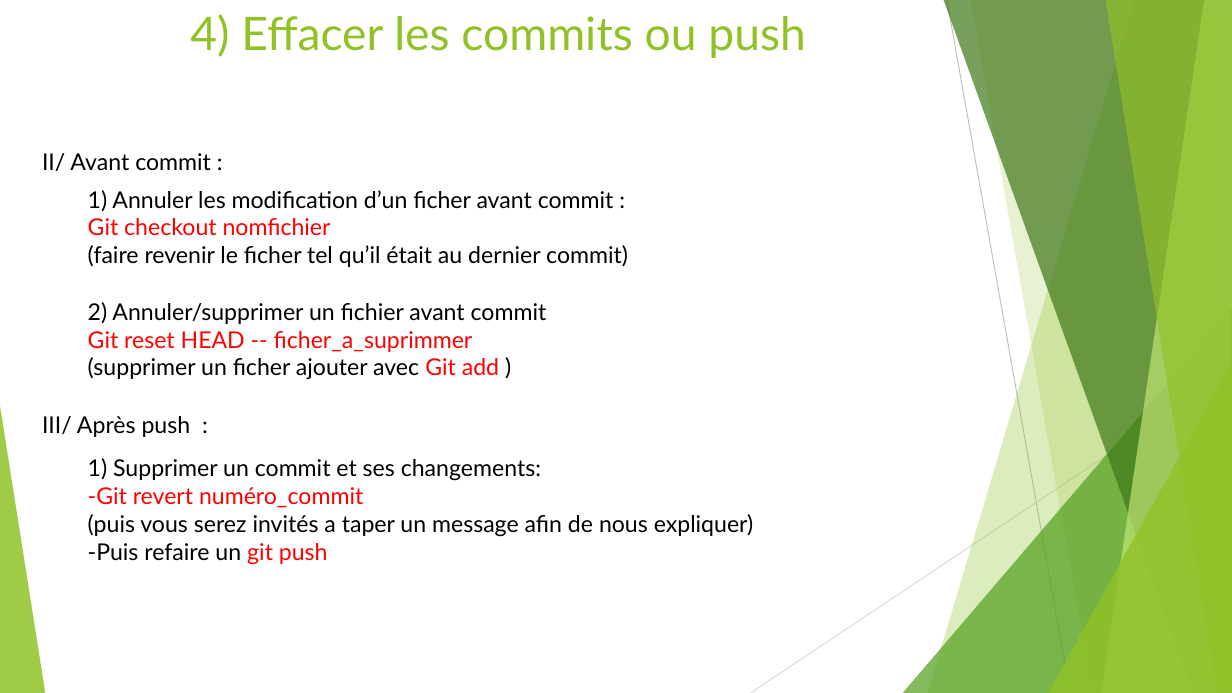
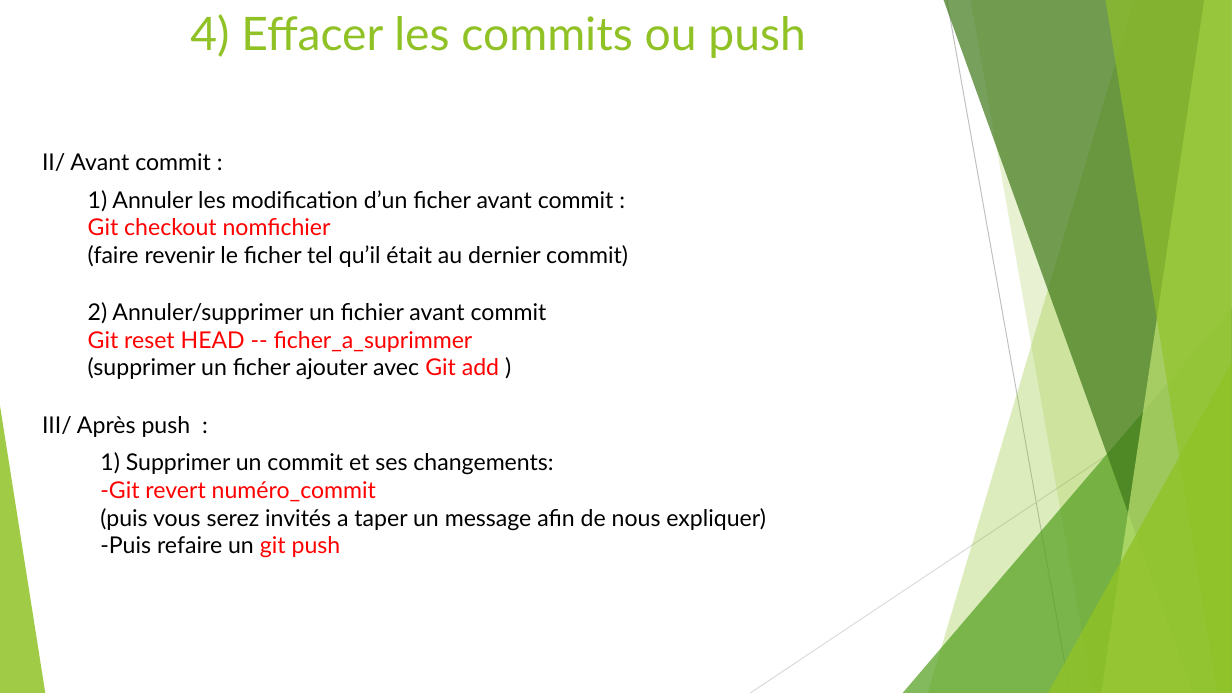
Before and after one commit to panda1936/PJT, a slide deck: slide 11 of Guide rapide de Git.pptx. Drawn at 1232x693 pixels with LibreOffice and Linux fonts; fonts in the diff are those of the drawing. Boxes give left, top, right and bottom in pixels: in the first picture for what was removed or moved away, otherwise in the second. Text is boxed around its words. In the diff, an @@ line names an element or a change of style, - is before the commit and + after.

```diff
--- a/Guide rapide de Git.pptx
+++ b/Guide rapide de Git.pptx
@@ text "1) Supprimer un commit et ...": place and size @@
-text "1) Supprimer un commit et ..." at bbox=[88, 458, 754, 565]
+text "1) Supprimer un commit et ..." at bbox=[100, 452, 766, 558]
```
Also in this commit, not shown: 2 other slides changed, 1 other file.
